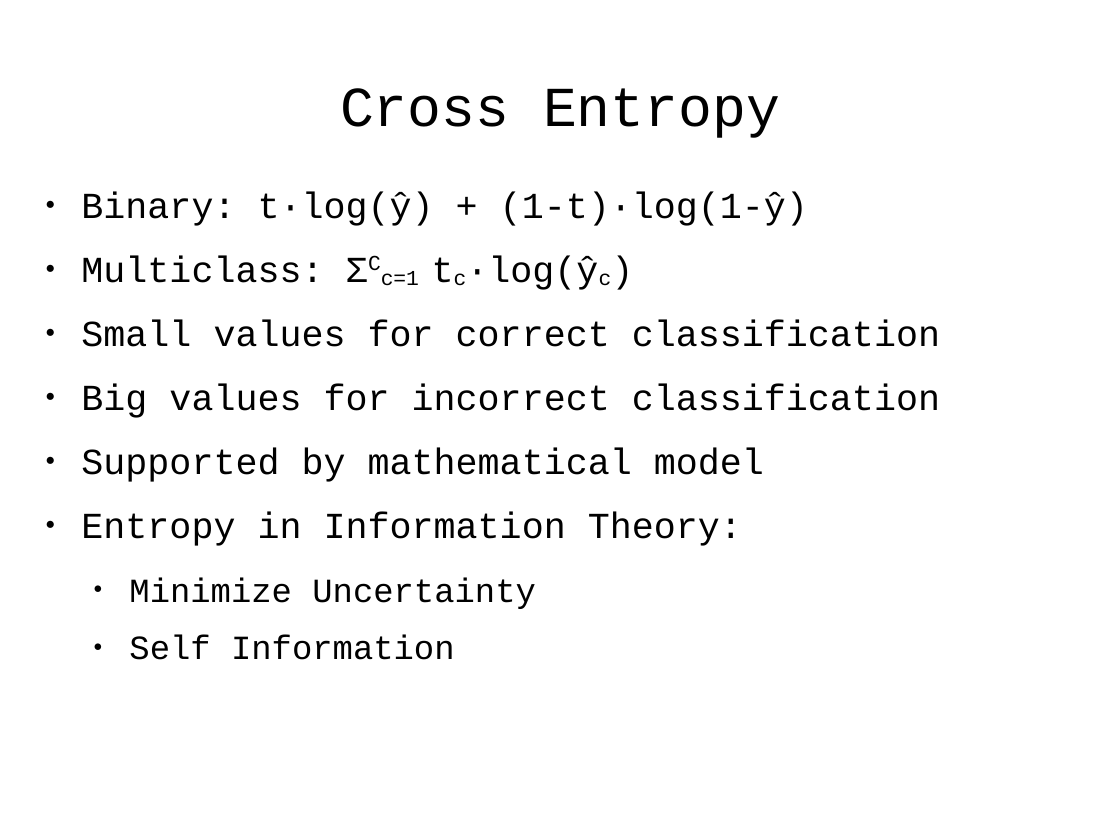
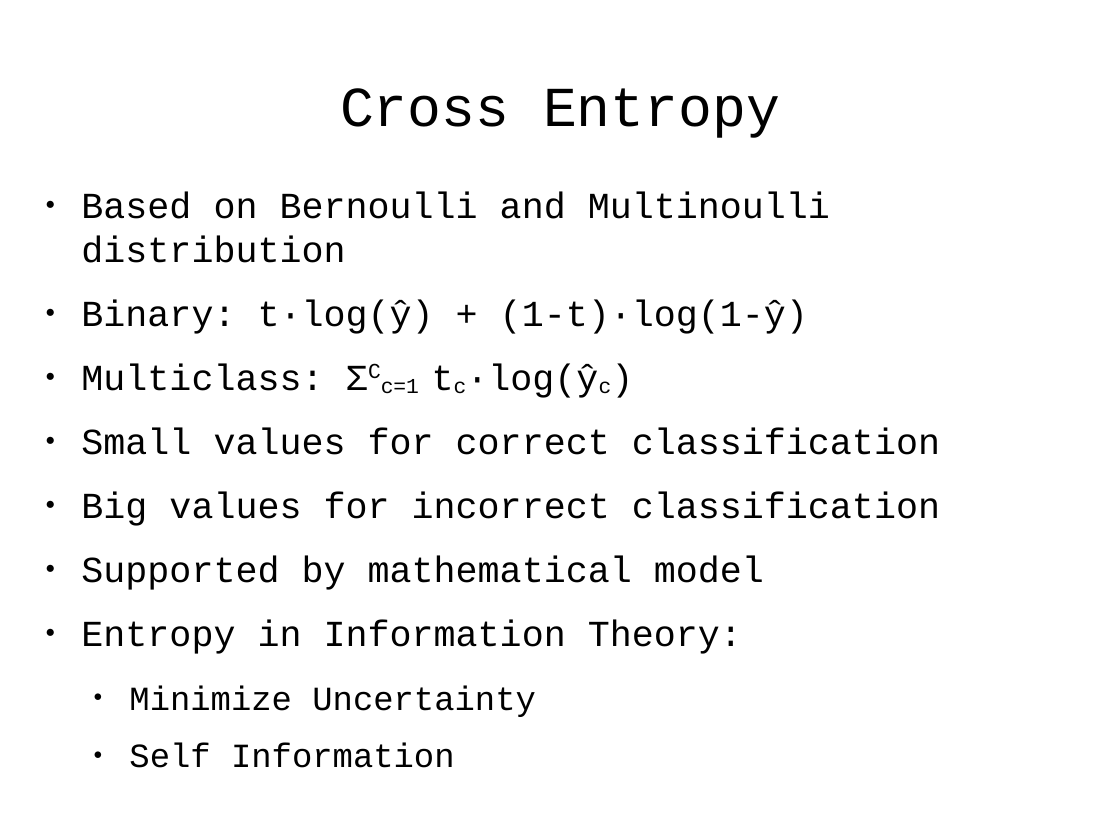
Before and after one commit to antonio-petrillo/ProgettoNNDL, a slide deck: slide 7 of presentation/presentazione.odp (slide 12 before the commit). Drawn at 1120x840 pixels with LibreOffice and Linux fonts; fonts in the diff are those of the drawing. Boxes give left, top, right and bottom in pixels: in the first picture for what was removed or moved away, otherwise in the second. Text is boxed around its words. In the diff, an @@ line names an element or a change of style, - is before the commit and + after.

```diff
--- a/presentation/presentazione.odp
+++ b/presentation/presentazione.odp
@@ text at [81, 192, 830, 263]: paragraph added @@
+● Based on Bernoulli and Multinoulli distribution
```
Also in this commit, not shown: 7 other slides changed, 2 slides added, 1 slide removed, 3 other files.
